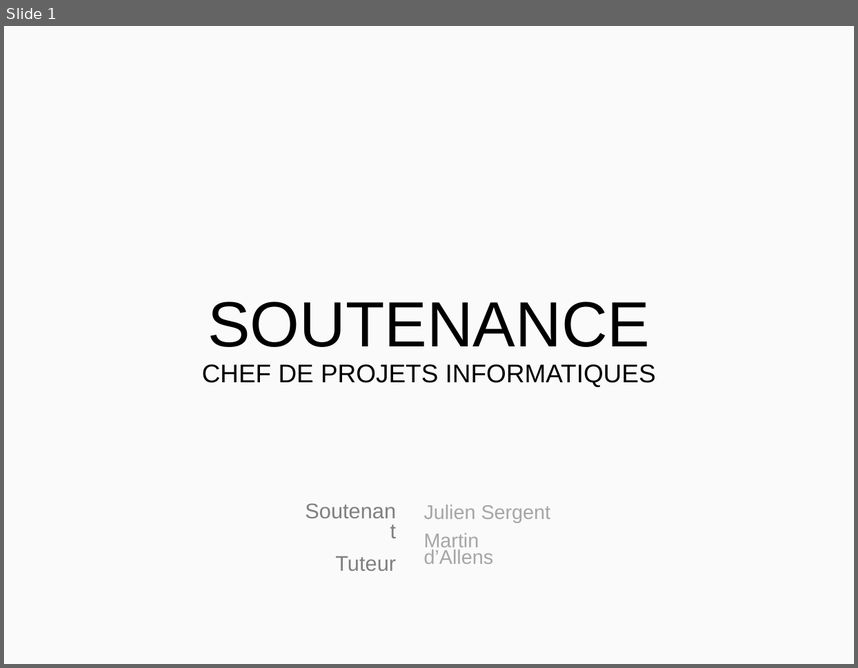
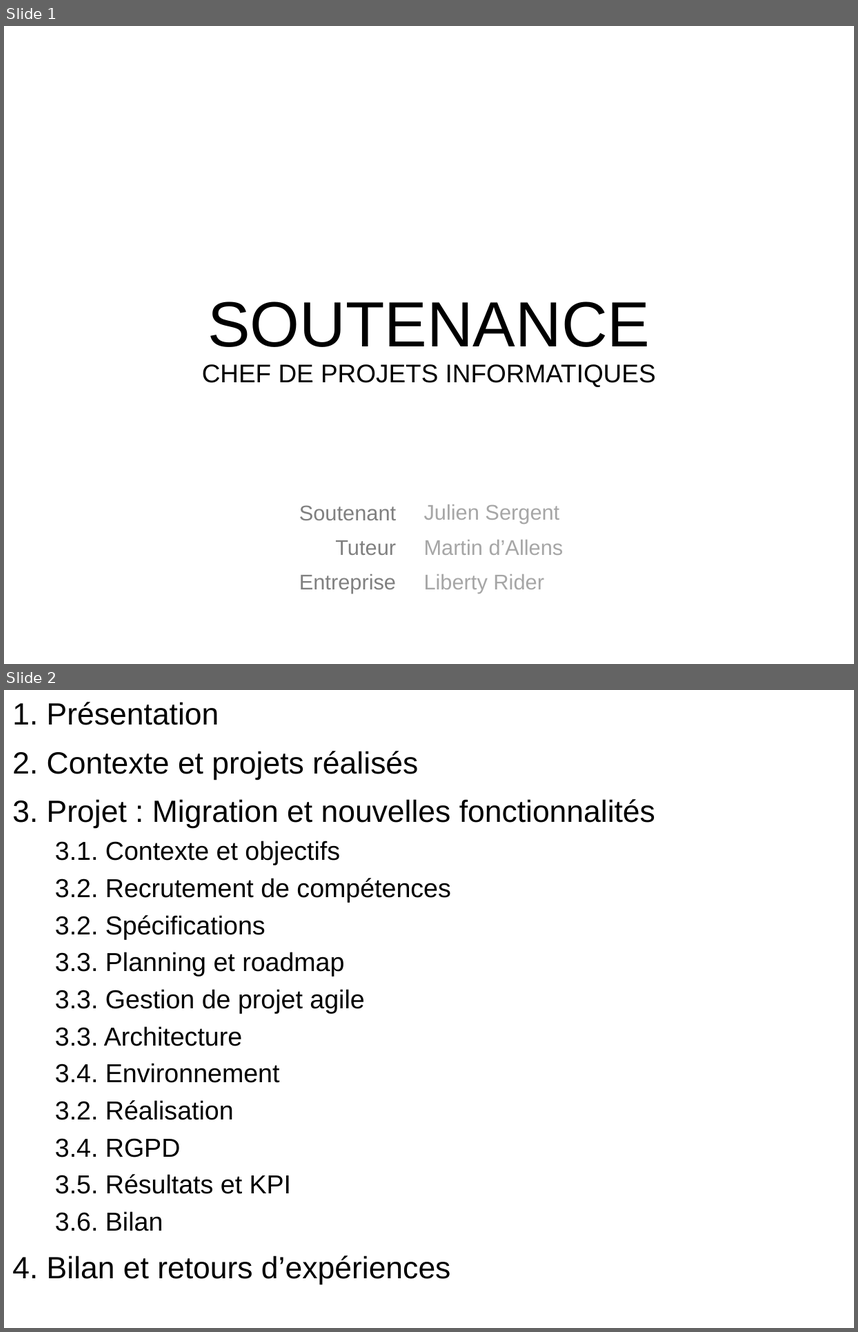
Before and after one commit to MadDeveloper/thesis, a slide deck: Présentation.pptx. Shown one above the other, each under a label of ours: slide 1 before the commit, slides 1 and 2 after it. The pictures are 858x668 and 858x1332 pixels, drawn with LibreOffice and Linux fonts; fonts in the diff are those of the drawing. Boxes give left, top, right and bottom in pixels: in the first picture for what was removed or moved away, otherwise in the second. Text is boxed around its words. In the diff, an @@ line names an element or a change of style, - is before the commit and + after.

```diff
--- a/Présentation.pptx
+++ b/Présentation.pptx
@@ slide 2 added at (4, 690, 854, 1328), background #FFFFFF @@
@@ text added at (12, 702, 655, 1284), 22 pt, text #000000 @@
+1. Présentation
+2. Contexte et projets réalisés
+3. Projet : Migration et nouvelles fonctionnalités
+  3.1. Contexte et objectifs
+  3.2. Recrutement de compétences
+  3.2. Spécifications
+  3.3. Planning et roadmap
+  3.3. Gestion de projet agile
+  3.3. Architecture
+  3.4. Environnement
+  3.2. Réalisation
+  3.4. RGPD
+  3.5. Résultats et KPI
+  3.6. Bilan
+4. Bilan et retours d’expériences
@@ slide 1 changed as well @@
@@ background #FAFAFA to #FFFFFF @@
@@ text "Soutenant": place and size @@
-text "Soutenant" at (335, 556, 396, 570)
+text "Soutenant" at (299, 505, 396, 593)
@@ text at (299, 505, 396, 555): line spacing 0.8 to 0.9 @@
@@ subtitle at (424, 504, 564, 555): size 16.8 to 18 pt in "Julien Sergent", "Martin d’Allens"; line spacing 0.7 to 0.9 @@
@@ text at (299, 573, 396, 593): paragraph added @@
+Entreprise
@@ subtitle at (424, 574, 544, 593): paragraph added @@
+Liberty Rider
```
Also in this commit, not shown: 13 other slides added, 1 slide removed, 3 other files.
